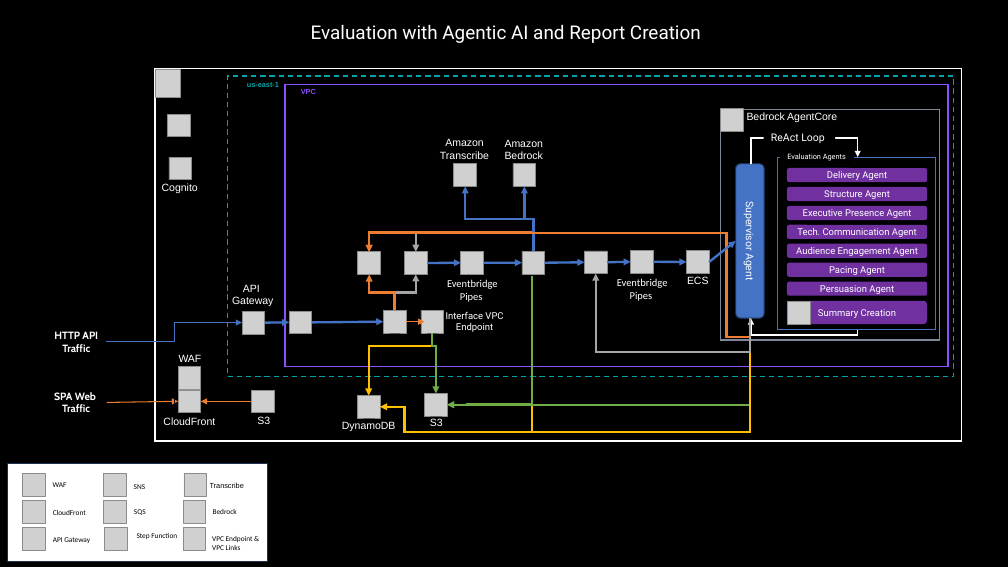
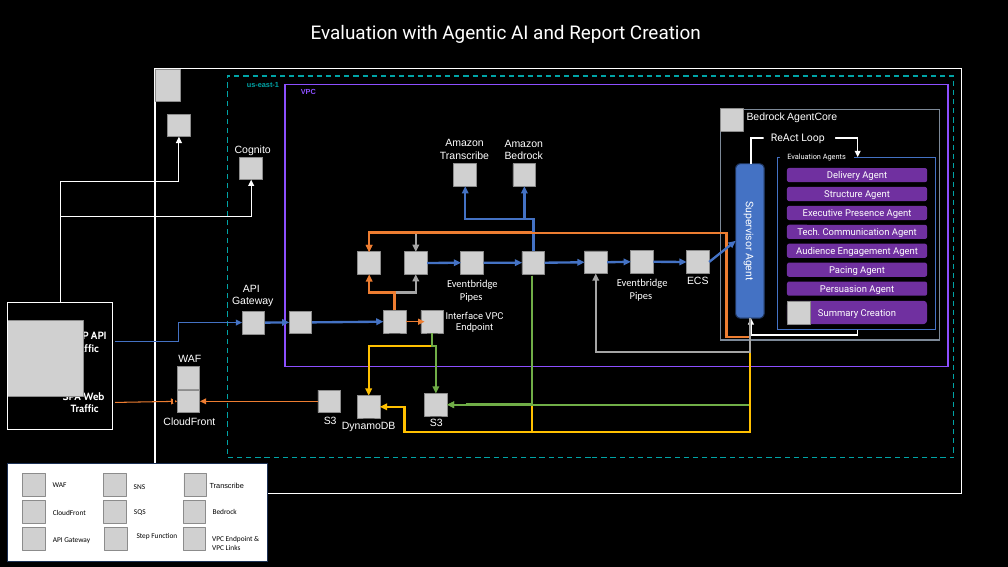
Before and after one commit to michaelgeiser/kiro-agentcore-app, a slide deck: slide 19 of documentation/PresCoach_slides.pptx. Drawn at 1008x567 pixels with LibreOffice and Linux fonts; fonts in the diff are those of the drawing; grey boxes stand for pictures; background and template pictures are left out. Boxes give left, top, right and bottom in pixels: in the first picture for what was removed or moved away, otherwise in the second. Text is boxed around its words. In the diff, an @@ line names an element or a change of style, - is before the commit and + after.

```diff
--- a/documentation/PresCoach_slides.pptx
+++ b/documentation/PresCoach_slides.pptx
@@ rectangle: place and size @@
-rectangle at bbox=[155, 69, 962, 442]
+rectangle at bbox=[155, 69, 962, 494]
@@ rectangle: place and size @@
-rectangle at bbox=[228, 76, 954, 377]
+rectangle at bbox=[228, 76, 954, 458]
@@ elbow arrow added from (60, 302) to (179, 137), #FFFFFF 1 pt @@
@@ text "Cognito": place and size @@
-text "Cognito" at bbox=[162, 183, 198, 193]
+text "Cognito" at bbox=[235, 145, 271, 155]
@@ picture removed at bbox=[169, 157, 191, 180] @@
@@ picture added at bbox=[240, 157, 262, 180] @@
@@ elbow arrow added from (60, 302) to (251, 180), #FFFFFF 1 pt @@
@@ picture added at bbox=[8, 321, 83, 396] @@
@@ rectangle added at bbox=[8, 302, 113, 430], outline #FFFFFF 1 pt @@
@@ text "HTTP API" rewrapped from bbox=[54, 331, 98, 352] to bbox=[63, 330, 107, 355] @@
@@ elbow arrow moved from (107, 342) - (242, 323) to (115, 342) - (242, 323) @@
@@ text "SPA Web": place and size @@
-text "SPA Web" at bbox=[54, 392, 96, 412]
+text "SPA Web" at bbox=[63, 391, 104, 412]
@@ arrow moved from (107, 402) - (178, 402) to (115, 402) - (177, 402) @@
@@ elbow arrow moved from (201, 402) - (252, 402) to (200, 402) - (318, 402) @@
@@ picture removed at bbox=[252, 390, 274, 413] @@
@@ text "S3": place and size @@
-text "S3" at bbox=[257, 416, 270, 424]
+text "S3" at bbox=[324, 416, 337, 424]
@@ picture added at bbox=[318, 390, 341, 413] @@
```
Also in this commit, not shown: 8 other slides changed, 5 slides added, 43 other files.
